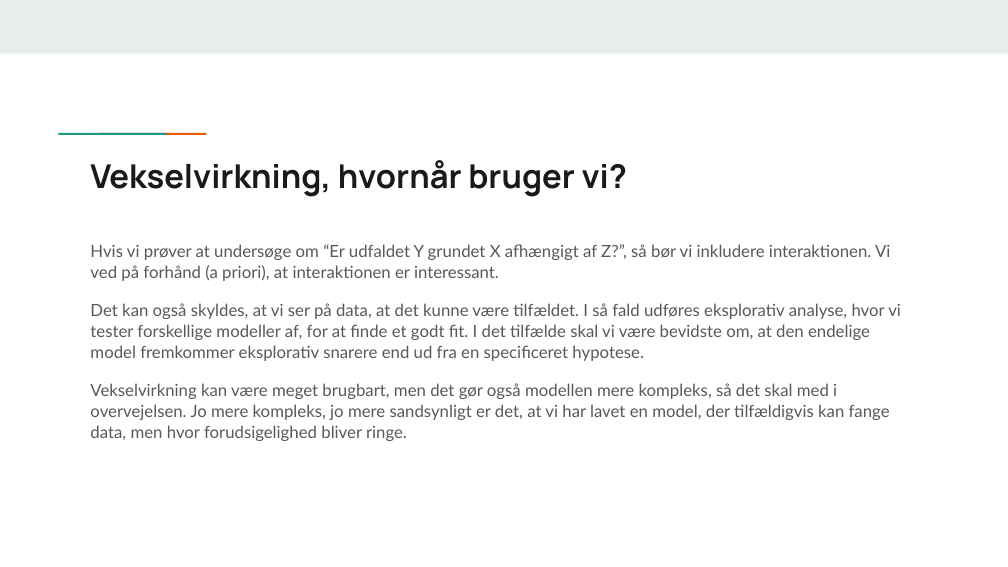
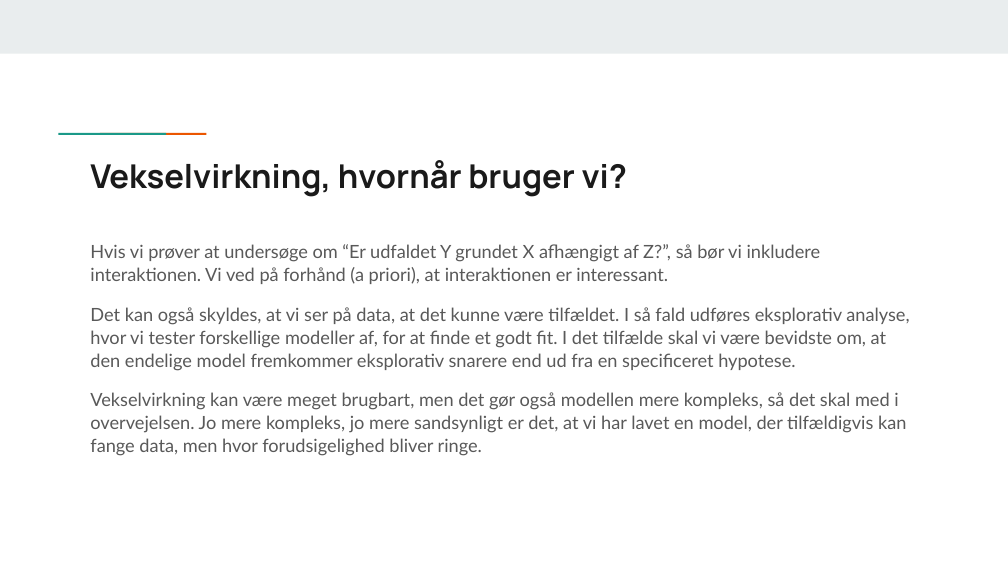
Before and after one commit to KUBDatalab/R-PUFF-1-deskriptiv, a slide deck: slide 15 of files/Modul_3_Multipel_lineær_regression.pptx. Drawn at 1008x567 pixels with LibreOffice and Linux fonts; fonts in the diff are those of the drawing. Boxes give left, top, right and bottom in pixels: in the first picture for what was removed or moved away, otherwise in the second. Text is boxed around its words. In the diff, an @@ line names an element or a change of style, - is before the commit and + after.

```diff
--- a/files/Modul_3_Multipel_lineær_regression.pptx
+++ b/files/Modul_3_Multipel_lineær_regression.pptx
@@ text "Hvis vi prøver at undersøge ..." at <box>90,244,909,456</box>: size 12 to 13 pt @@
```
Also in this commit, not shown: 8 other slides changed.
